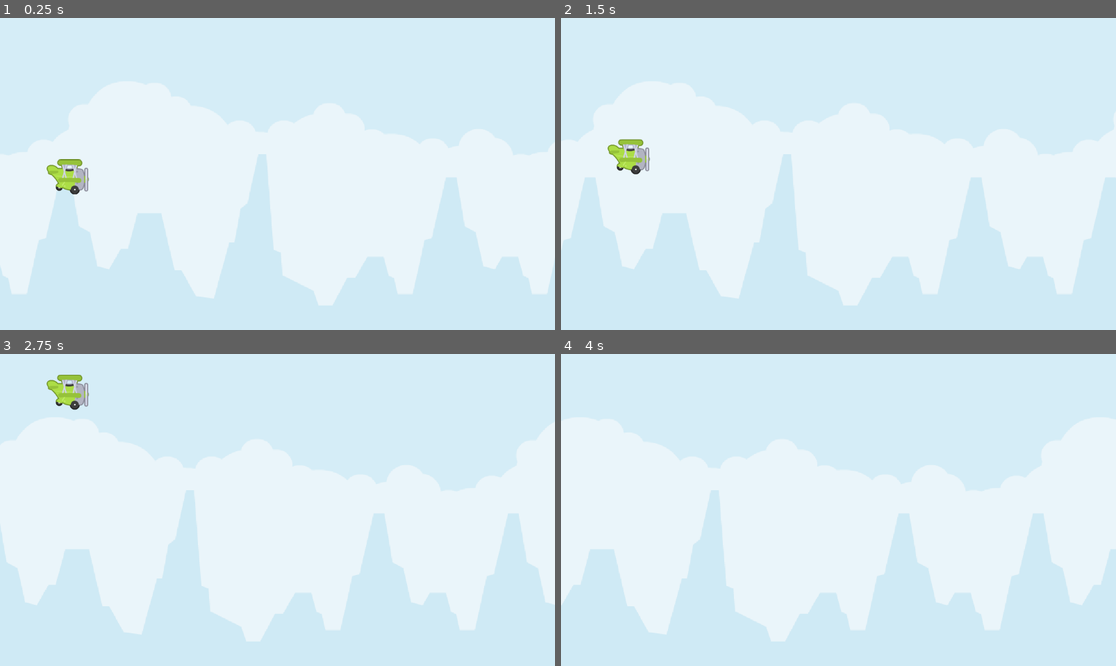
Above: before the commit, frames 1-4 (two rows, left to right).
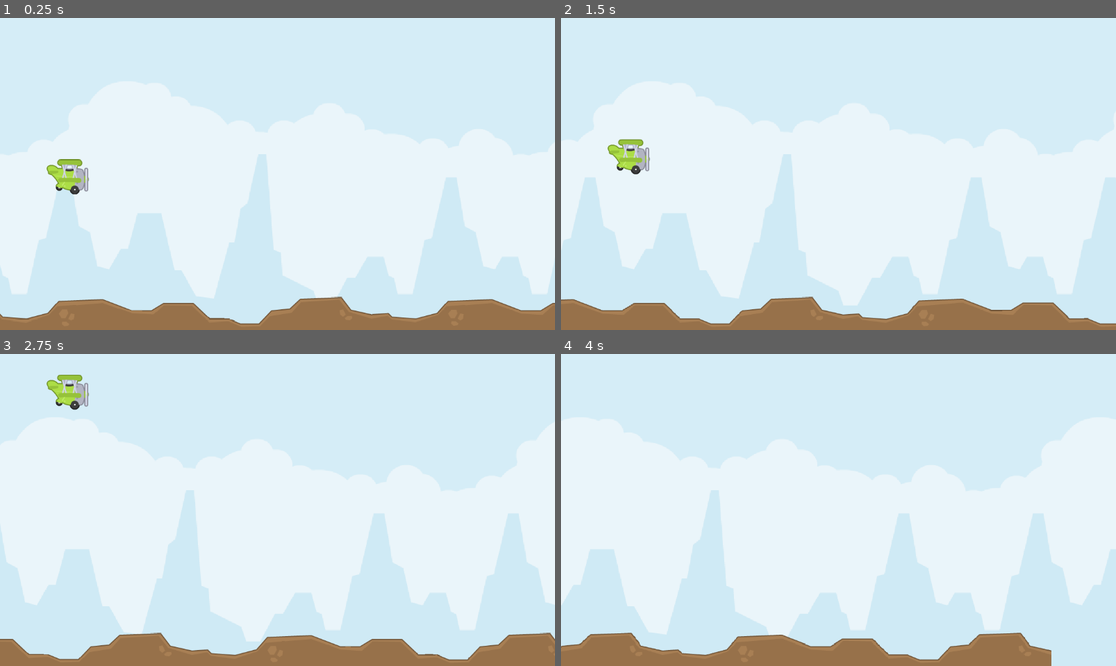
Above: after the commit, the same moments.

Repository: AllanSechrist/FlappyPlane
Game: Godot game, scene res://scenes/sandbox.tscn
Same seed, same stepped clock (60 frames per second), same inputs: the game is played once before the commit and once after it. The project has no main scene, so this scene is started directly.
Inputs (mouse positions are in pixels of both pictures, inside the frame that each line leads up to):
- Up to frame 1 (0.25 s): no input
- Up to frame 2 (1.5 s): move the mouse to (960, 158) at 0.52 s; click (960, 158) at 0.6 s; move the mouse to (727, 189) at 1.27 s; click (727, 189) at 1.35 s
- Up to frame 3 (2.75 s): move the mouse to (333, 441) at 2.02 s; click (333, 441) at 2.1 s
- Up to frame 4 (4 s): move the mouse to (810, 572) at 2.77 s; click (810, 572) at 2.85 s; move the mouse to (1005, 556) at 3.52 s; click (1005, 556) at 3.6 s

The runs differ from the first frame. In frame 1, 7.0% of the frame differs, in the area x 0-100%, y 89-100%; in frame 2, 6.8%; in frame 3, 6.8%; in frame 4, 6.4%.

Commit message:
Add ground

Diff:
--- /dev/null
+++ b/scenes/ground/ground.gd
@@ -0,0 +1,12 @@
+extends AnimatableBody2D
+class_name Ground
+
+@export var speed := 150.0
+@export var ground_width := 808.0
+@export var piece_count := 2
+
+func _physics_process(delta: float) -> void:
+	position.x -= speed * delta
+
+	if position.x <= -ground_width:
+		position.x += ground_width * piece_count
--- /dev/null
+++ b/scenes/ground/ground.tscn
@@ -0,0 +1,13 @@
+[gd_scene format=3 uid="uid://7dkjqq1ir2ir"]
+
+[ext_resource type="Texture2D" uid="uid://cgj28dj6i87an" path="res://assets/sprites/Ground/groundDirt.png" id="1_au3k8"]
+[ext_resource type="Script" uid="uid://wcqs6acf2hc3" path="res://scenes/ground/ground.gd" id="1_rrkwn"]
+
+[node name="Ground" type="AnimatableBody2D" unique_id=614792343]
+script = ExtResource("1_rrkwn")
+
+[node name="Sprite2D" type="Sprite2D" parent="." unique_id=746614462]
+texture = ExtResource("1_au3k8")
+
+[node name="CollisionPolygon2D" type="CollisionPolygon2D" parent="." unique_id=1948639659]
+polygon = PackedVector2Array(-405, 2, -404, 36, 404, 35, 404, 2, 358, -8, 341, -34, 255, -33, 234, -11, 195, -7, 168, 21, 131, 22, 108, 12, 70, 10, 34, -22, -32, -22, -53, -7, -94, -5, -154, -28, -247, -25, -271, 2, -309, 11, -362, 8, -370, -1)
--- a/scenes/player/player.gd
+++ b/scenes/player/player.gd
@@ -11,3 +11,10 @@
 		velocity.y = -click_strength
 
 	move_and_slide()
+
+	if get_slide_collision_count() > 0:
+		game_over()
+
+func game_over() -> void:
+	print("Game Over!")
+	queue_free()
--- a/scenes/player/player.tscn
+++ b/scenes/player/player.tscn
@@ -4,12 +4,14 @@
 [ext_resource type="Script" uid="uid://bi3qqmekbgr1f" path="res://scenes/player/player.gd" id="1_dovo2"]
 
 [sub_resource type="RectangleShape2D" id="RectangleShape2D_x7p2l"]
+size = Vector2(41, 33)
 
 [node name="Player" type="CharacterBody2D" unique_id=1818544693]
 script = ExtResource("1_dovo2")
 
-[node name="CollisionShape2D" type="CollisionShape2D" parent="." unique_id=1230257114]
-shape = SubResource("RectangleShape2D_x7p2l")
-
 [node name="Sprite2D" type="Sprite2D" parent="." unique_id=2128901398]
 texture = ExtResource("1_8afob")
+
+[node name="CollisionShape2D" type="CollisionShape2D" parent="." unique_id=1230257114]
+position = Vector2(3.5, -0.5)
+shape = SubResource("RectangleShape2D_x7p2l")
--- a/scenes/sandbox.tscn
+++ b/scenes/sandbox.tscn
@@ -3,6 +3,7 @@
 [ext_resource type="Script" uid="uid://8d73rh2ix1bc" path="res://scenes/parallax_2d.gd" id="1_rgld7"]
 [ext_resource type="Texture2D" uid="uid://ceyvh0omyf5sa" path="res://assets/sprites/Misc/background.png" id="2_a8pr3"]
 [ext_resource type="PackedScene" uid="uid://ciej0xyuomchi" path="res://scenes/player/player.tscn" id="3_a8pr3"]
+[ext_resource type="PackedScene" uid="uid://7dkjqq1ir2ir" path="res://scenes/ground/ground.tscn" id="4_j6lu3"]
 
 [node name="Sandbox" type="Node2D" unique_id=49395307]
 
@@ -17,3 +18,9 @@
 
 [node name="Player" parent="." unique_id=1818544693 instance=ExtResource("3_a8pr3")]
 position = Vector2(141, 300)
+
+[node name="Ground" parent="." unique_id=1344012748 instance=ExtResource("4_j6lu3")]
+position = Vector2(404, 615)
+
+[node name="Ground2" parent="." unique_id=11573200 instance=ExtResource("4_j6lu3")]
+position = Vector2(1212, 615)
Renamed: assets/sprites/Misc/starBronze.png -> assets/sprites/Collectables/starBronze.png
Not shown, changed: assets/sprites/Collectables/starBronze.png.import
Renamed: assets/sprites/Misc/starGold.png -> assets/sprites/Collectables/starGold.png
Not shown, changed: assets/sprites/Collectables/starGold.png.import
Renamed: assets/sprites/Misc/starSilver.png -> assets/sprites/Collectables/starSilver.png
Not shown, changed: assets/sprites/Collectables/starSilver.png.import
Renamed: assets/sprites/Misc/groundDirt.png -> assets/sprites/Ground/groundDirt.png
Not shown, changed: assets/sprites/Ground/groundDirt.png.import
Renamed: assets/sprites/Misc/groundGrass.png -> assets/sprites/Ground/groundGrass.png
Not shown, changed: assets/sprites/Ground/groundGrass.png.import
Renamed: assets/sprites/Misc/groundIce.png -> assets/sprites/Ground/groundIce.png
Not shown, changed: assets/sprites/Ground/groundIce.png.import
(and 21 more such lines)
